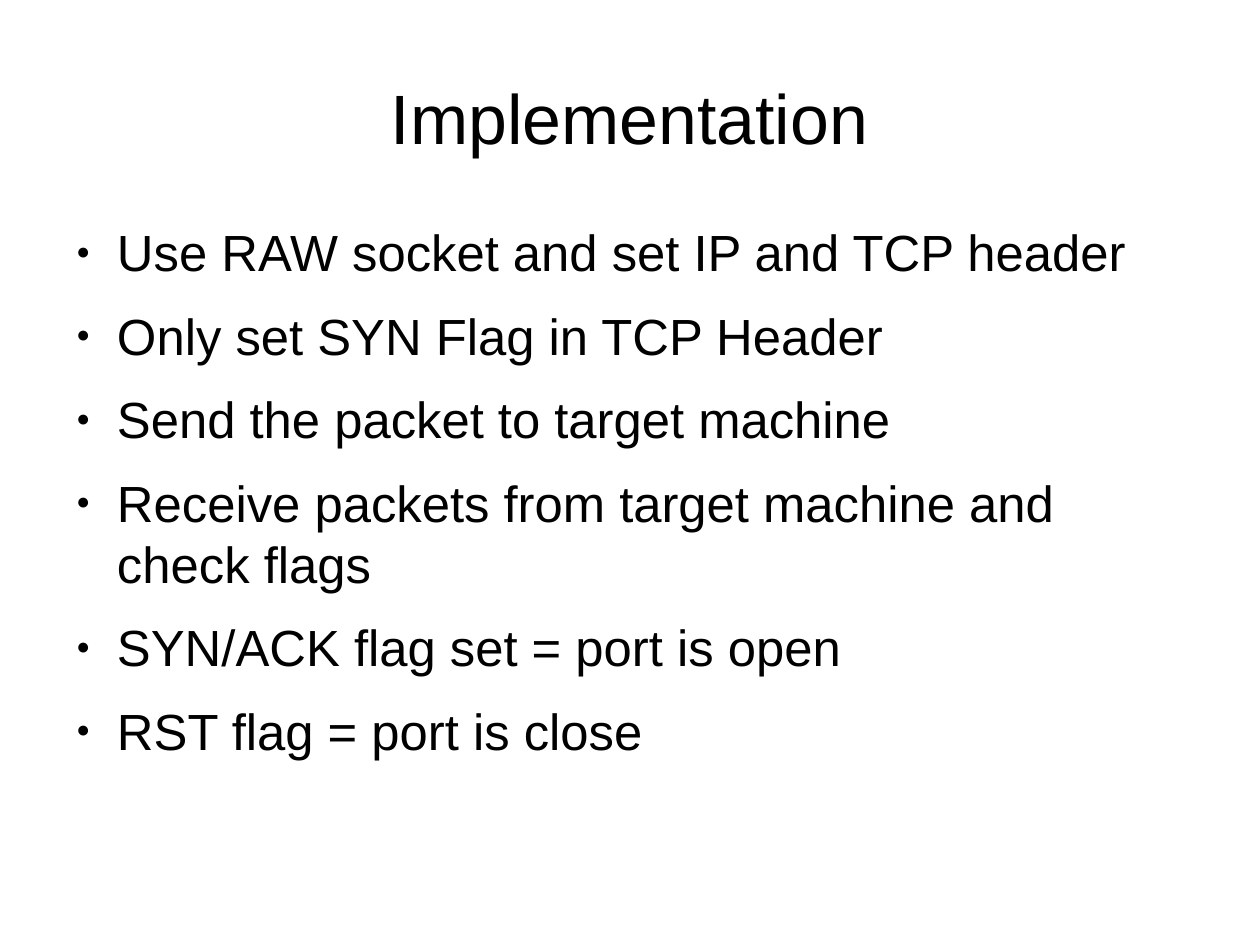
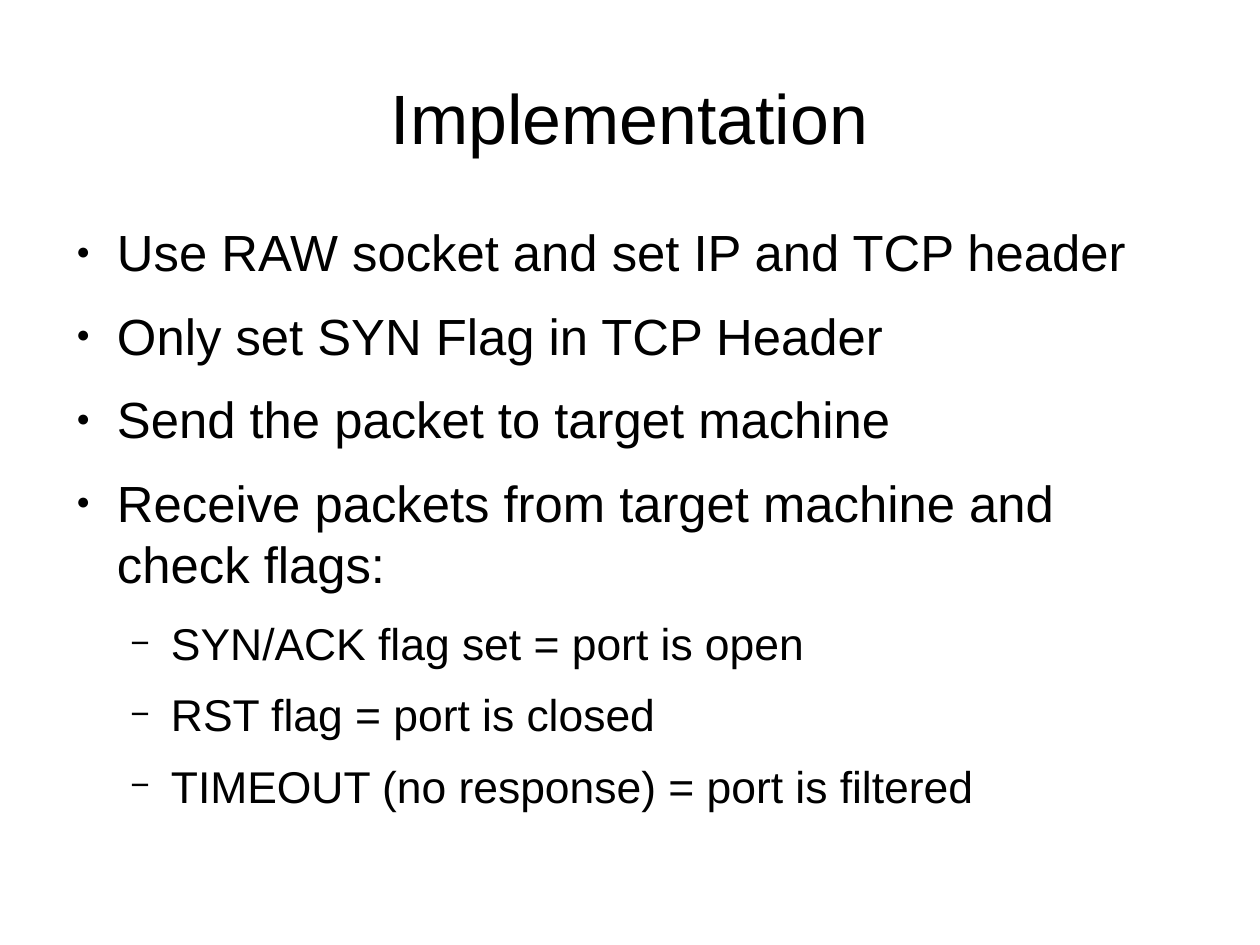
Before and after one commit to herrBez/PortScanner, a slide deck: slide 11 of slides/Untitled 1.odp. Drawn at 1260x945 pixels with LibreOffice and Linux fonts; fonts in the diff are those of the drawing. Boxes give left, top, right and bottom in pixels: in the first picture for what was removed or moved away, otherwise in the second. Text is boxed around its words. In the diff, an @@ line names an element or a change of style, - is before the commit and + after.

```diff
--- a/slides/Untitled 1.odp
+++ b/slides/Untitled 1.odp
@@ text at (x1=117, y1=485, x2=1054, y2=593): text changed @@
-● Receive packets from target machine and check flags
+● Receive packets from target machine and check flags:
@@ text at (x1=171, y1=627, x2=804, y2=669): size 32 to 28 pt in "SYN/ACK flag set = port is open"; bullet ● to −; list level 1 to 2 in "SYN/ACK flag set = port ..." @@
@@ text at (x1=171, y1=698, x2=973, y2=812): text changed; size 32 to 28 pt @@
-● RST flag = port is close
+  − RST flag = port is closed
+  − TIMEOUT (no response) = port is filtered
```
Also in this commit, not shown: 5 slides added.
